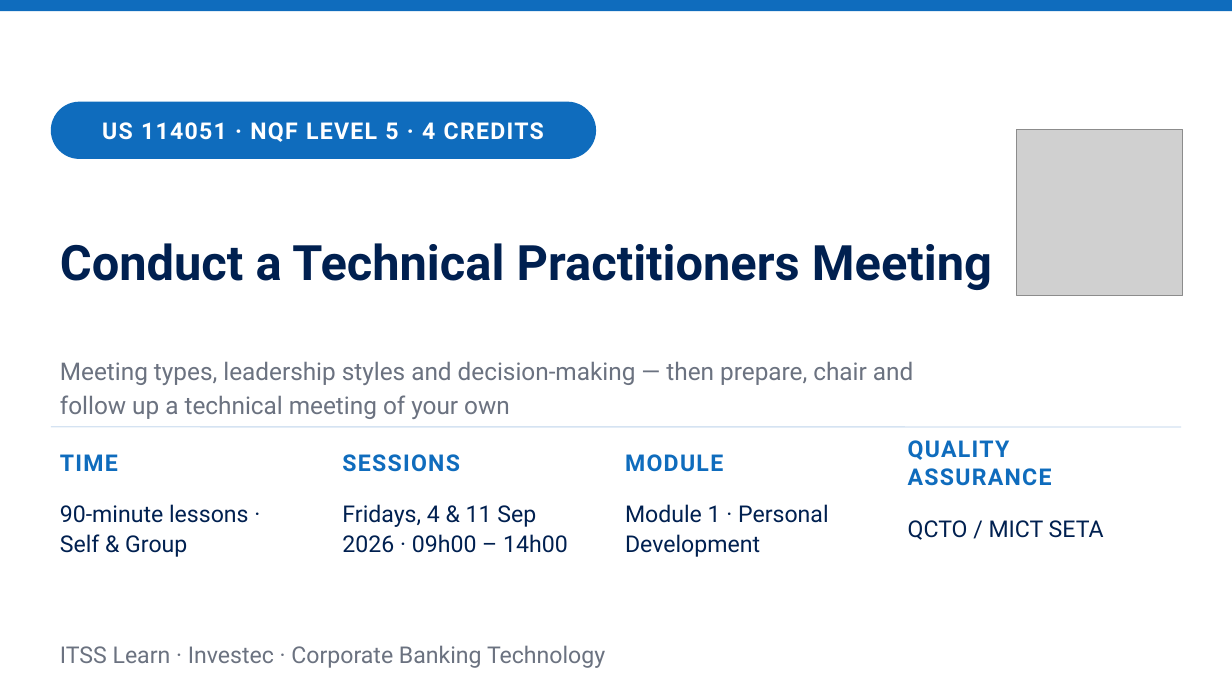
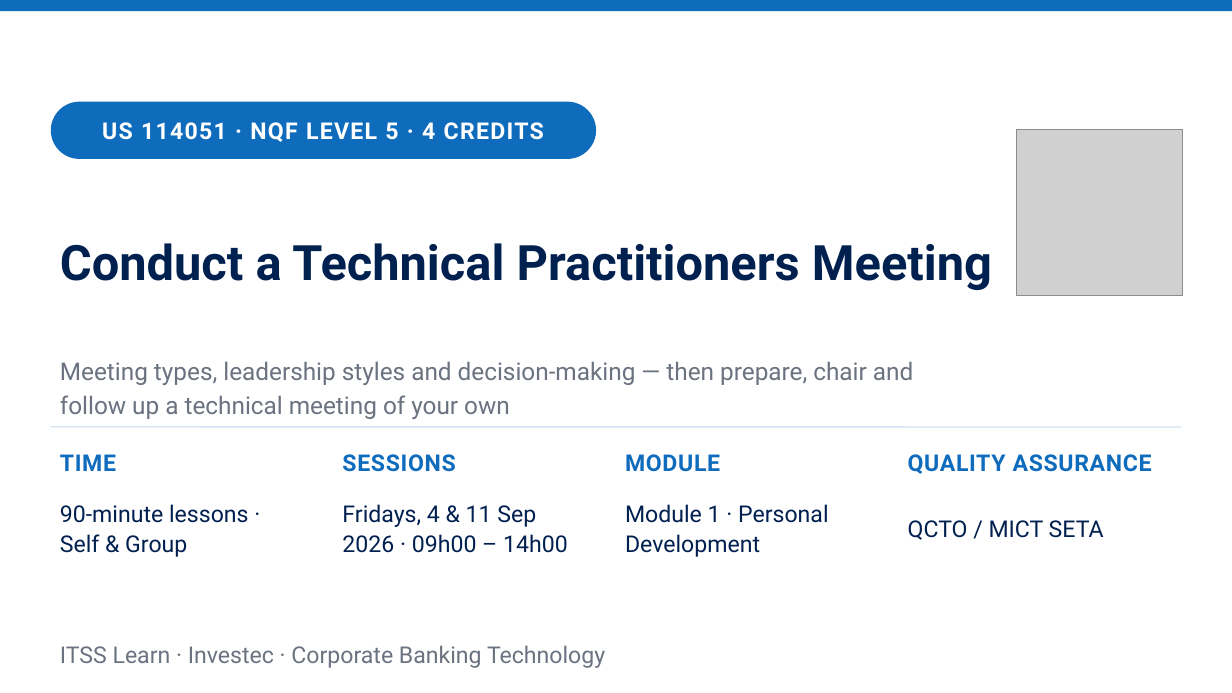
Before and after one commit to andrekyle/ITsystemsupport, a slide deck: slide 1 of public/downloads/US-114051-Technical-Practitioners-Meeting.pptx. Drawn at 1232x693 pixels with LibreOffice and Linux fonts; fonts in the diff are those of the drawing; grey boxes stand for pictures. Boxes give left, top, right and bottom in pixels: in the first picture for what was removed or moved away, otherwise in the second. Text is boxed around its words. In the diff, an @@ line names an element or a change of style, - is before the commit and + after.

```diff
--- a/public/downloads/US-114051-Technical-Practitioners-Meeting.pptx
+++ b/public/downloads/US-114051-Technical-Practitioners-Meeting.pptx
@@ letter spacing 1 to 0.5 pt in 4 elements at (60, 454, 116, 471), (342, 454, 455, 472), (625, 454, 720, 472), (908, 454, 1152, 474) @@
```
Also in this commit, not shown: 1 other file.
